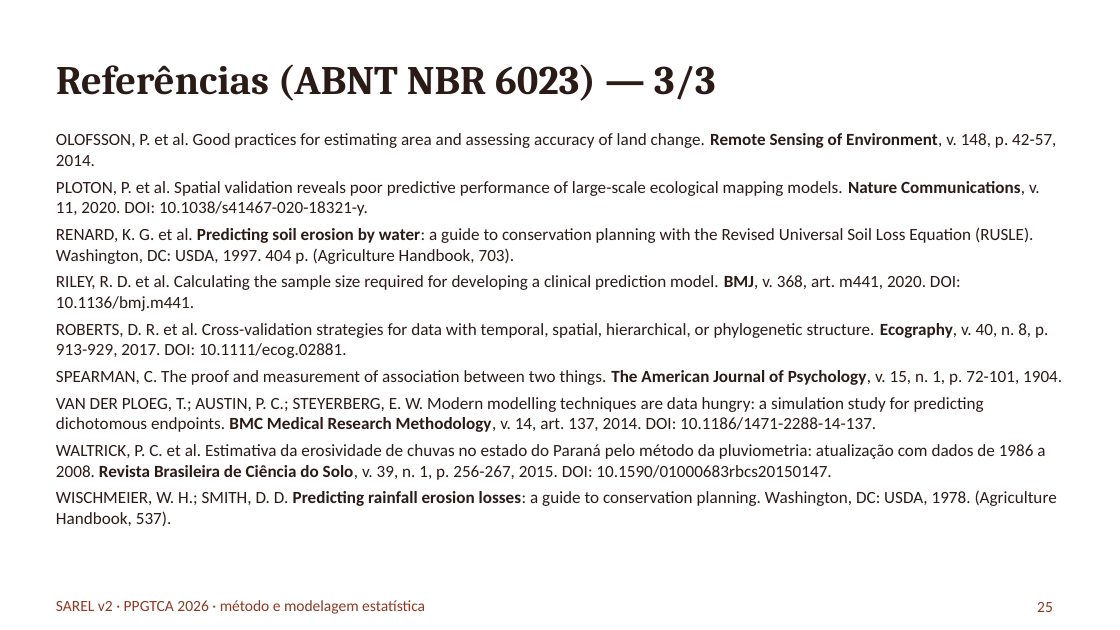
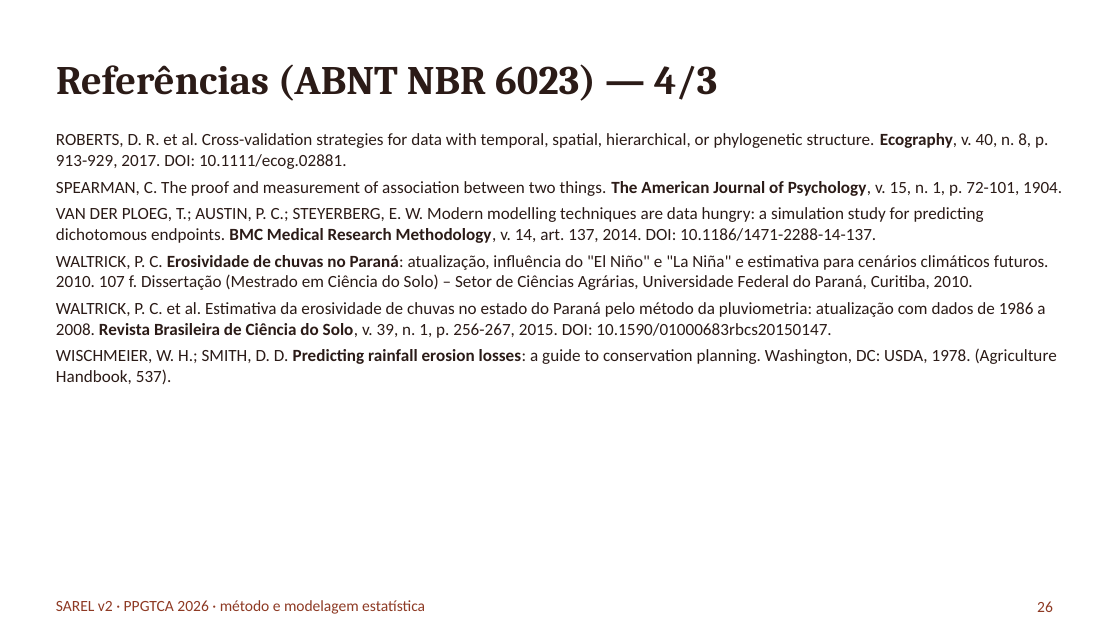
Before and after one commit to RedZardoz/localizador-erosao-v02, a slide deck: slide 26 of docs/Apresentacao_Pesquisa_SAREL_2026-10-06.pptx (slide 25 before the commit). Drawn at 1120x630 pixels with LibreOffice and Linux fonts; fonts in the diff are those of the drawing. Boxes give left, top, right and bottom in pixels: in the first picture for what was removed or moved away, otherwise in the second. Text is boxed around its words. In the diff, an @@ line names an element or a change of style, - is before the commit and + after.

```diff
--- a/docs/Apresentacao_Pesquisa_SAREL_2026-10-06.pptx
+++ b/docs/Apresentacao_Pesquisa_SAREL_2026-10-06.pptx
@@ title at (56, 64, 717, 101): text changed @@
-Referências (ABNT NBR 6023) — 3/3
+Referências (ABNT NBR 6023) — 4/3
@@ text at (56, 133, 1056, 311): paragraphs removed @@
-OLOFSSON, P. et al. Good practices for estimating area and assessing accuracy of land change. Remote Sensing of Environment, v. 148, p. 42-57, 2014.
-PLOTON, P. et al. Spatial validation reveals poor predictive performance of large-scale ecological mapping models. Nature Communications, v. 11, 2020. DOI: 10.1038/s41467-020-18321-y.
-RENARD, K. G. et al. Predicting soil erosion by water: a guide to conservation planning with the Revised Universal Soil Loss Equation (RUSLE). Washington, DC: USDA, 1997. 404 p. (Agriculture Handbook, 703).
-RILEY, R. D. et al. Calculating the sample size required for developing a clinical prediction model. BMJ, v. 368, art. m441, 2020. DOI: 10.1136/bmj.m441.
@@ text at (56, 255, 1049, 290): paragraph added @@
+WALTRICK, P. C. Erosividade de chuvas no Paraná: atualização, influência do "El Niño" e "La Niña" e estimativa para cenários climáticos futuros. 2010. 107 f. Dissertação (Mestrado em Ciência do Solo) – Setor de Ciências Agrárias, Universidade Federal do Paraná, Curitiba, 2010.
@@ page number at (1037, 601, 1053, 612): text changed @@
-25
+26
```
Also in this commit, not shown: 4 other slides changed, 1 slide added, 13 other files.
